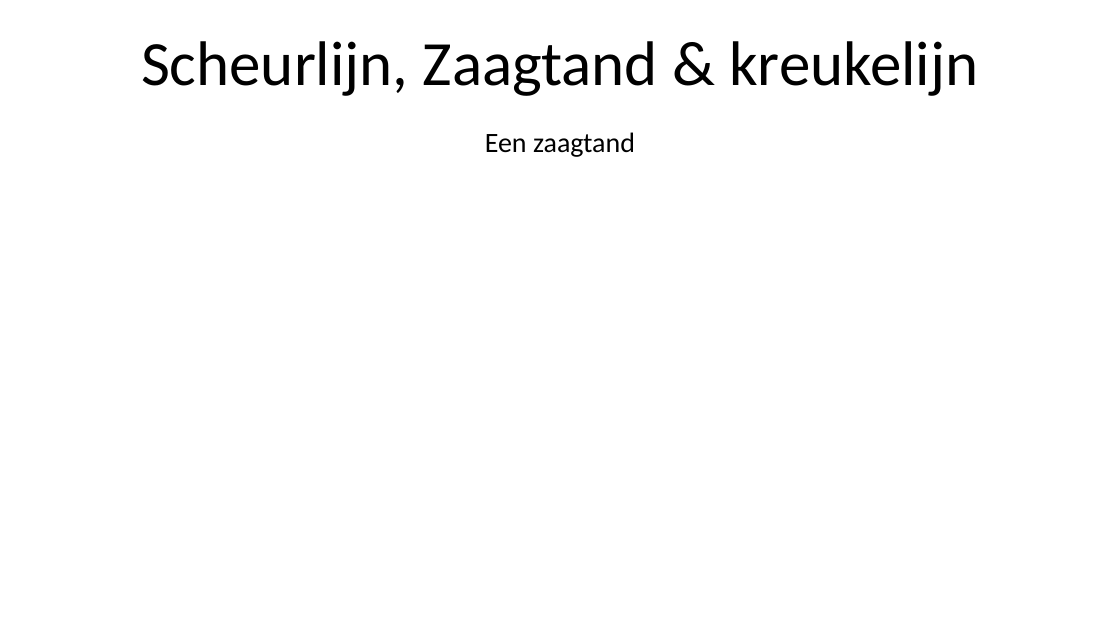
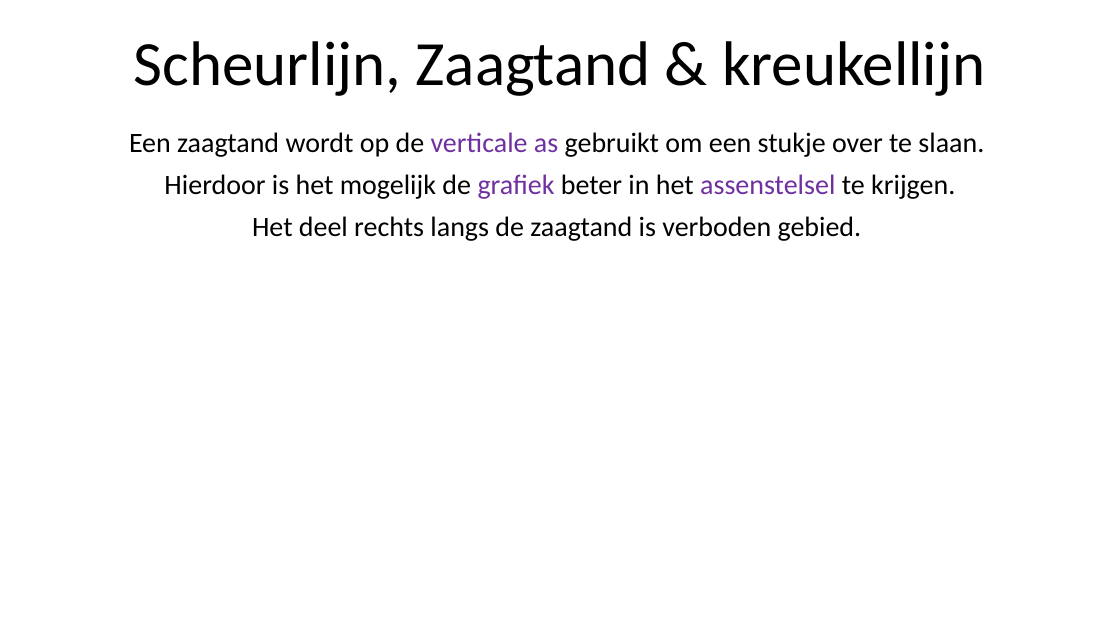
Before and after one commit to heinvinkel/wiskundetermen, a slide deck: slide 5 of verbanden en formules/AAAAverbanden en formules.pptx (slide 2 before the commit). Drawn at 1120x630 pixels with LibreOffice and Linux fonts; fonts in the diff are those of the drawing. Boxes give left, top, right and bottom in pixels: in the first picture for what was removed or moved away, otherwise in the second. Text is boxed around its words. In the diff, an @@ line names an element or a change of style, - is before the commit and + after.

```diff
--- a/verbanden en formules/AAAAverbanden en formules.pptx
+++ b/verbanden en formules/AAAAverbanden en formules.pptx
@@ title at bbox=[134, 41, 985, 96]: text changed @@
-Scheurlijn, Zaagtand & kreukelijn
+Scheurlijn, Zaagtand & kreukellijn
@@ subtitle at bbox=[129, 132, 984, 241]: text changed @@
-Een zaagtand
+Een zaagtand wordt op de verticale as gebruikt om een stukje over te slaan.
+Hierdoor is het mogelijk de grafiek beter in het assenstelsel te krijgen.
+Het deel rechts langs de zaagtand is verboden gebied.
```
Also in this commit, not shown: 1 other slide changed, 3 slides added, 6 other files.
